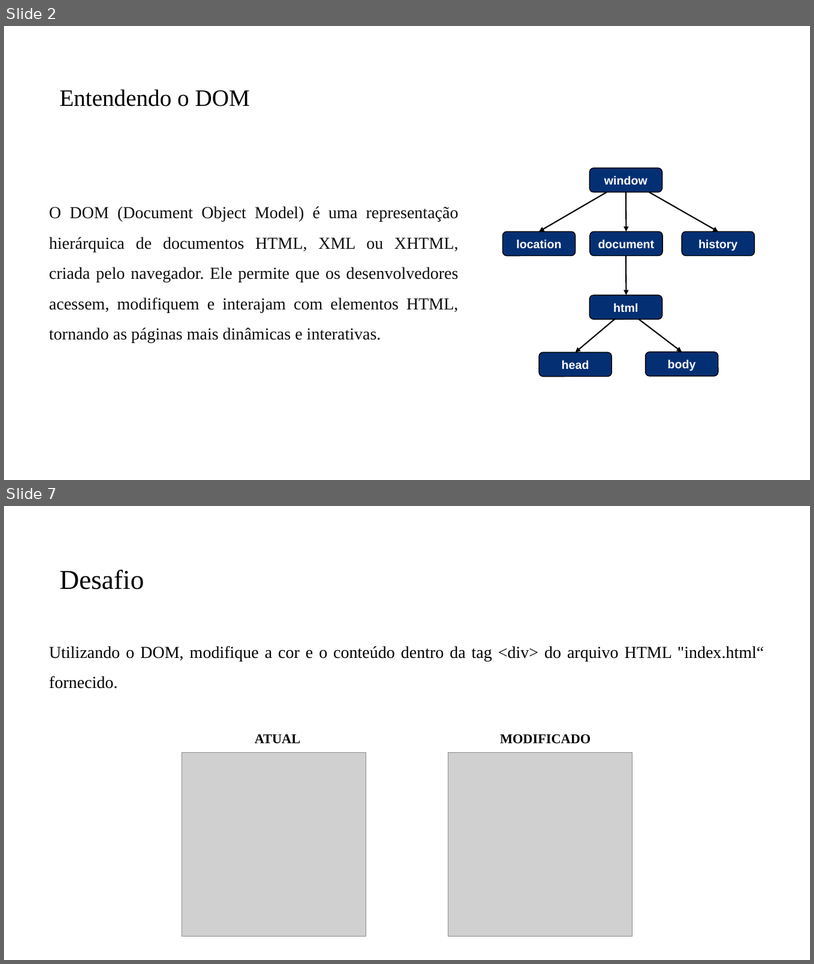
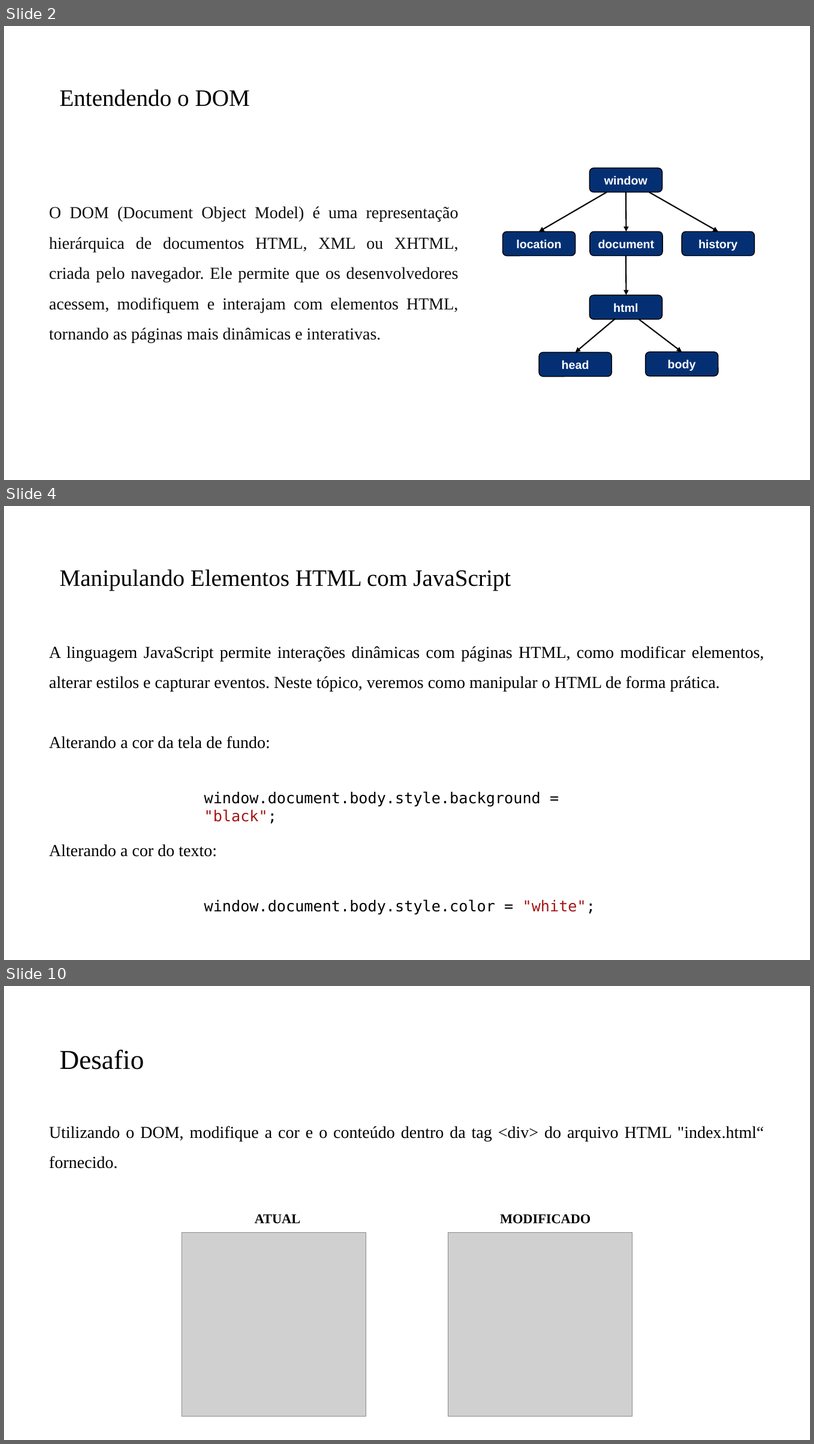
Before and after one commit to PedroMiho/Logica-de-Programacao, a slide deck: Módulo 02 - JavaScript/Aula 13 - Manipulando o DOM/Introdução ao DOM.pptx. Shown one above the other, each under a label of ours: slides 2 and 7 before the commit, slides 2, 4 and 10 after it; the slides between them are not shown. The pictures are 814x964 and 814x1444 pixels, drawn with LibreOffice and Linux fonts; fonts in the diff are those of the drawing; grey boxes stand for pictures; background and template pictures are left out. Boxes give left, top, right and bottom in pixels: in the first picture for what was removed or moved away, otherwise in the second. Text is boxed around its words. In the diff, an @@ line names an element or a change of style, - is before the commit and + after.

```diff
--- a/Módulo 02 - JavaScript/Aula 13 - Manipulando o DOM/Introdução ao DOM.pptx
+++ b/Módulo 02 - JavaScript/Aula 13 - Manipulando o DOM/Introdução ao DOM.pptx
@@ slide 4 added at [4,506,810,960], background #FFFFFF @@
@@ title added at [60,569,511,590], 28 pt, text #000000 @@
+Manipulando Elementos HTML com JavaScript
@@ text added at [49,646,765,691], 20 pt, text #000000 @@
+A linguagem JavaScript permite interações dinâmicas com páginas HTML, como modificar elementos, alterar estilos e capturar eventos. Neste tópico, veremos como manipular o HTML de forma prática.
@@ text added at [49,736,270,748], 20 pt, text #000000 @@
+Alterando a cor da tela de fundo:
@@ text added at [204,791,541,823], 18 pt, text #000000 @@
+window.document.body.style.background = "black";
@@ text added at [49,844,217,856], 20 pt, text #000000 @@
+Alterando a cor do texto:
@@ text added at [204,899,596,915], 18 pt, text #000000 @@
+window.document.body.style.color = "white";
@@ what was slide 7 is now slide 10 @@
```
Also in this commit, not shown: 1 slide changed, 5 other slides added, 3 slides removed, 9 other files.
